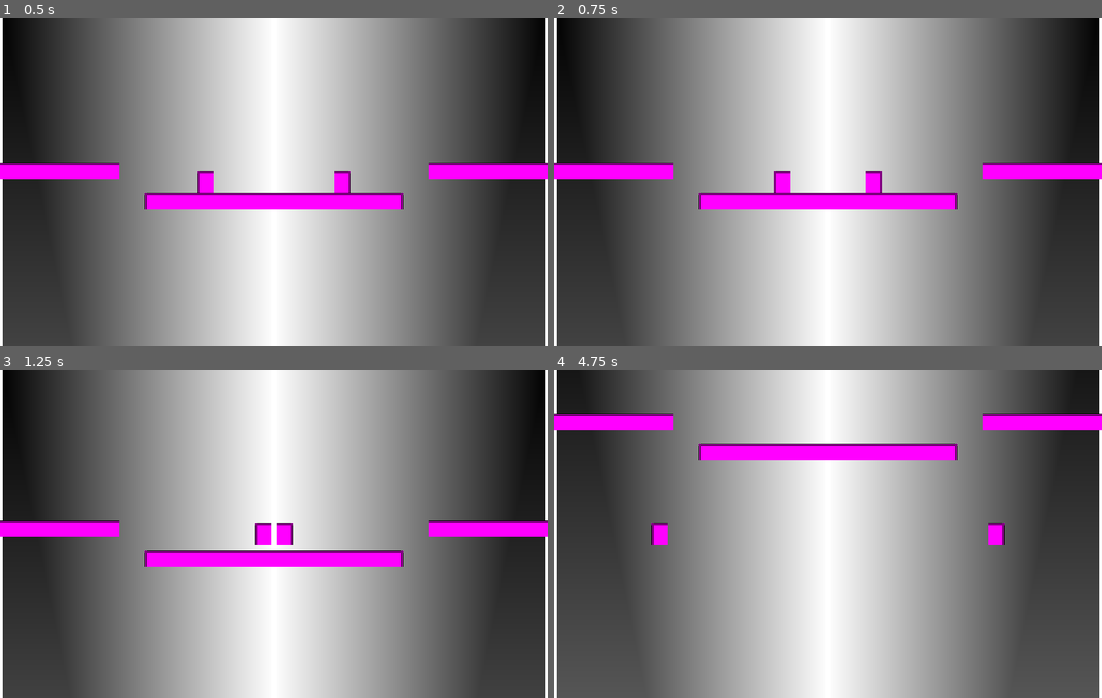
Above: before the commit, frames 1-4 (two rows, left to right).
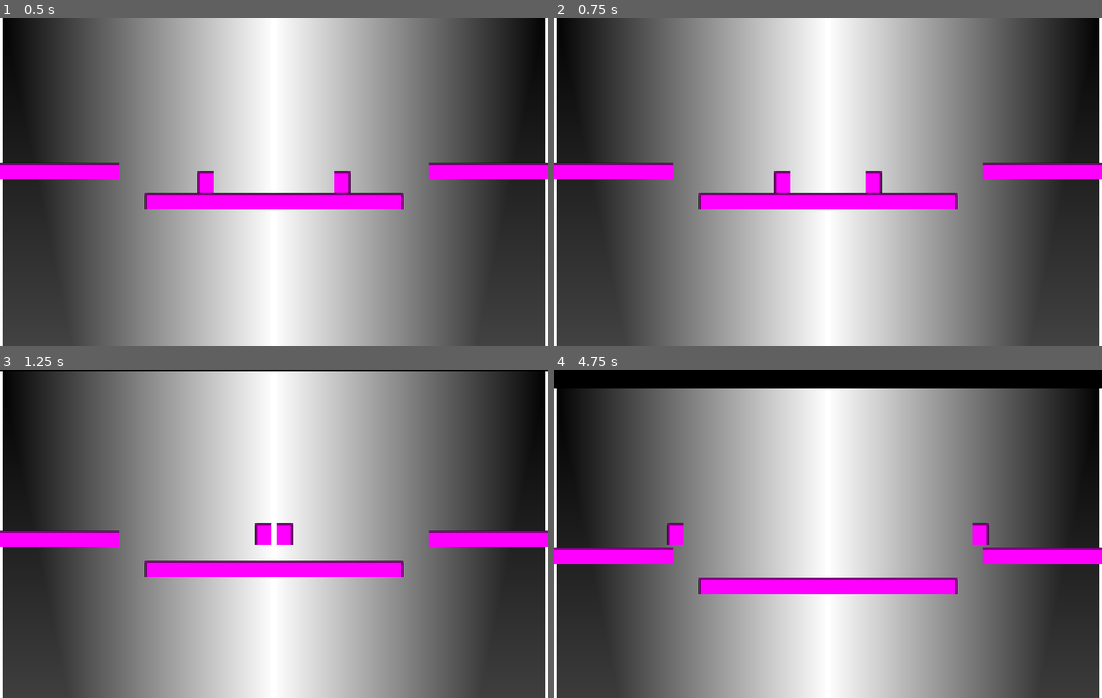
Above: after the commit, the same moments.

Repository: dotevie/SplittingImage
Game: Godot game, scene res://test_scene.tscn
The game is run twice, just before and just after one commit, with the same random seed, the same clock (stepped at 60 frames per second) and the same inputs.
Inputs:
- Up to frame 1 (0.5 s): no input
- Up to frame 2 (0.75 s): hold Right (move_right) from 0.53 s (still down)
- Up to frame 3 (1.25 s): keep holding Right (move_right); tap Up (jump) at 0.77 s
- Up to frame 4 (4.75 s): release Right (move_right) at 1.28 s; hold Left (move_left) 1.28-2.03 s; tap Up (jump) at 1.52, 3.02, 3.77, 4.52 s; hold Right (move_right) 2.03-3.53 s; hold Left (move_left) from 3.53 s (still down)

Frame 1 is identical in both runs. In frame 2, less than 0.1% of the frame differs, in the area x 40-60%, y 46-54%; in frame 3, 6.6%; in frame 4, 25%, in the area x 0-100%, y 0-100%.

Commit message:
Movement constants tweaked

Diff:
--- a/scripts/player.gd
+++ b/scripts/player.gd
@@ -2,11 +2,11 @@
 
 @export var cam:Camera2D
 
-const FLOOR_ACCEL = 2000
+const FLOOR_ACCEL = 4000
 const FLOOR_DEACCEL = 2000
-const AIR_ACCEL = 800
+const AIR_ACCEL = 1000
 const AIR_DEACCEL = 400
-const MAX_VELOCITY = 256
+const MAX_VELOCITY = 200
 const JUMP_VELOCITY = 600
 const STOP_JUMP_FORCE = 3000
 const COYOTE_TIME = 0.1
